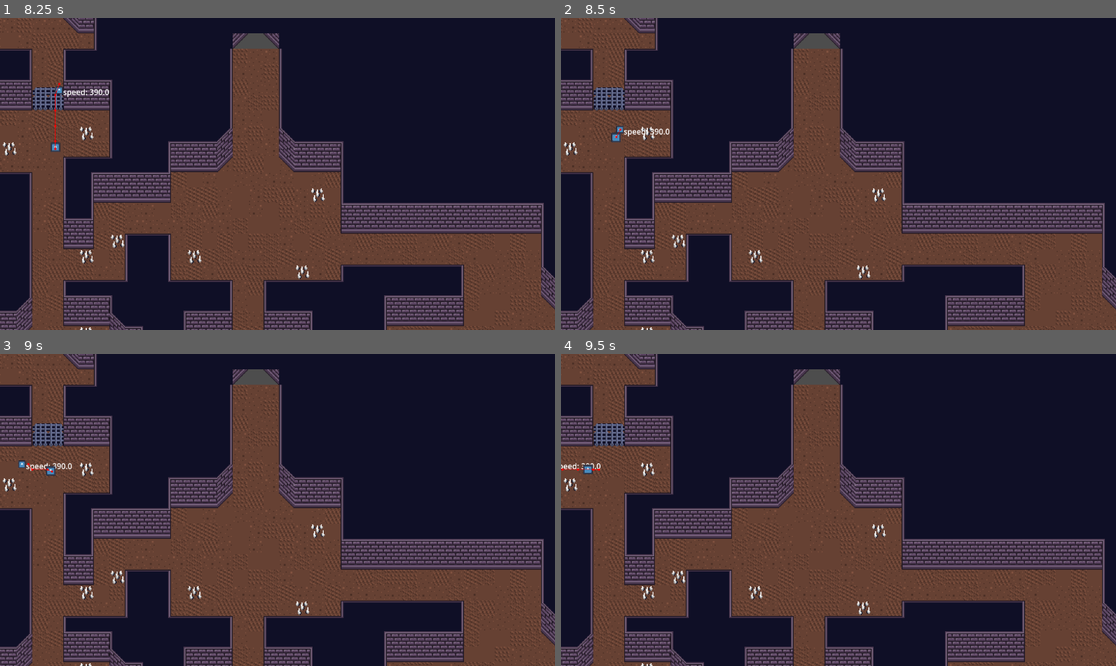
Above: before the commit, frames 1-4 (two rows, left to right).
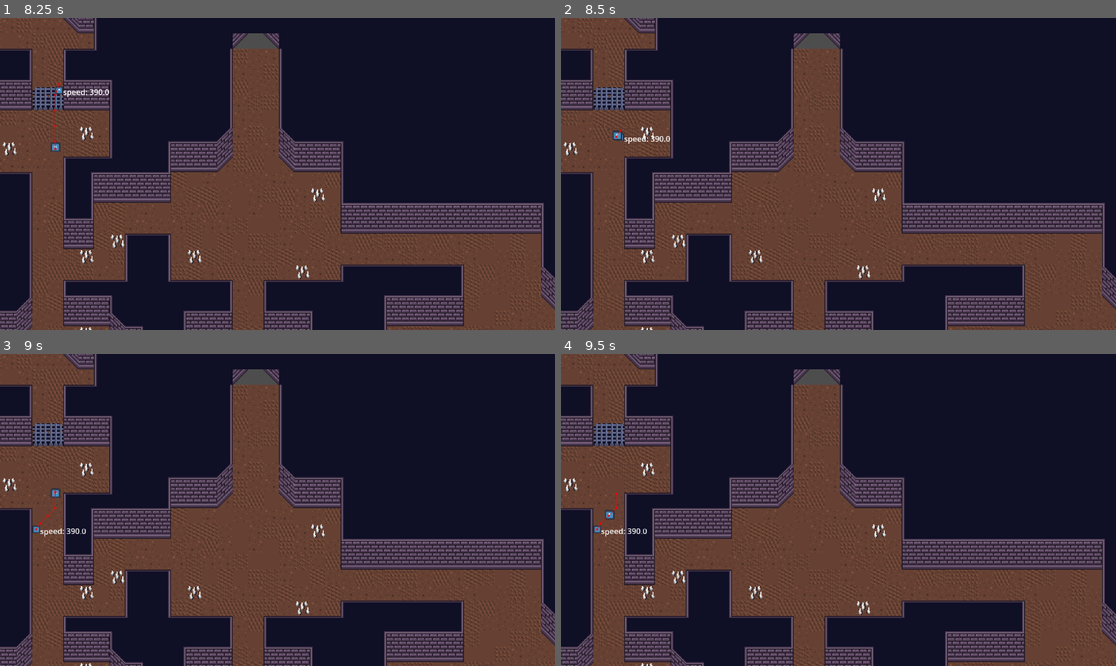
Above: after the commit, the same moments.

Repository: Storsjogymnasiet/the-revenge-of-harald
Game: Godot game, scene res://Scenes/world.tscn
Two runs of this game, one before a commit and one after it. Both use one fixed random seed, a clock stepped at 60 frames per second and the inputs below. The engine's default icon, where the game draws it, is replaced by a stand-in: a white triangle on a blue panel in a dark square.
Inputs:
- Up to frame 1 (8.25 s): hold D (right) 0.53-1.28 s; hold S (down) 1.28-2.03 s; hold D (right) 2.03-2.78 s; tap Enter at 2.75 s; hold W (up) 2.78-3.53 s; hold A (left) 3.53-5.03 s; hold S (down) 5.03-5.78 s; hold D (right) 5.78-6.53 s; hold W (up) 6.53-7.28 s; hold D (right) 7.28-8.03 s; hold S (down) from 8.03 s (still down)
- Up to frame 2 (8.5 s): keep holding S (down)
- Up to frame 3 (9 s): release S (down) at 8.78 s; hold A (left) from 8.78 s (still down)
- Up to frame 4 (9.5 s): keep holding A (left)

Frame 1 is identical in both runs. In frame 2, 0.3% of the frame differs, in the area x 9-20%, y 34-41%; in frame 3, 0.4%, in the area x 3-16%, y 34-59%; in frame 4, 0.3%.

Commit message:
werfjwrwrjw

Diff:
--- a/Scenes/player.tscn
+++ b/Scenes/player.tscn
@@ -8,7 +8,7 @@
 height = 16.0
 
 [node name="player" type="CharacterBody2D"]
-collision_mask = 15
+collision_mask = 13
 script = ExtResource("1_88kja")
 
 [node name="Sprite2D" type="Sprite2D" parent="."]
--- a/Scenes/slime.tscn
+++ b/Scenes/slime.tscn
@@ -8,7 +8,7 @@
 [node name="slime" type="CharacterBody2D"]
 position = Vector2(490, 210)
 collision_layer = 2
-collision_mask = 15
+collision_mask = 14
 script = ExtResource("1_swwnm")
 
 [node name="CollisionShape2D" type="CollisionShape2D" parent="."]
@@ -21,15 +21,17 @@
 
 [node name="NavigationAgent2D" type="NavigationAgent2D" parent="."]
 path_desired_distance = 3.0
-target_desired_distance = 25.0
+target_desired_distance = 1.0
 path_max_distance = 10.0
 path_postprocessing = 1
 debug_enabled = true
 debug_path_custom_color = Color(1, 0.13999999, 0.15433311, 1)
 
-[node name="Timer" type="Timer" parent="."]
+[node name="Pathfind" type="Timer" parent="."]
 process_callback = 0
 wait_time = 0.05
 autostart = true
 
-[connection signal="timeout" from="Timer" to="." method="_on_timer_timeout"]
+[node name="Cooldown" type="Timer" parent="."]
+
+[connection signal="timeout" from="Pathfind" to="." method="_on_timer_timeout"]
--- a/Scripts/mob.gd
+++ b/Scripts/mob.gd
@@ -1,6 +1,7 @@
 extends Entity
 
 const preload_mob_type = preload("res://Scripts/mob_type.gd")
+
 
 
 class Mob extends Entity:
@@ -14,13 +15,18 @@
 	func initialize_stats():
 		stats = mob_type.mob_type[type]
 
+
 @export var Goal: Node = null
 
 var mob = Mob.new("Slime")
+
+
+
+
 func _ready() -> void:
 	$NavigationAgent2D.target_position = Goal.global_position
 
-func _physics_process(delta: float) -> void:
+func _physics_process(_delta: float) -> void:
 	if !$NavigationAgent2D.is_target_reached():
 			var nav_point_direction = to_local($NavigationAgent2D.get_next_path_position()).normalized()
 			velocity = nav_point_direction * mob.stats["Speed"]
